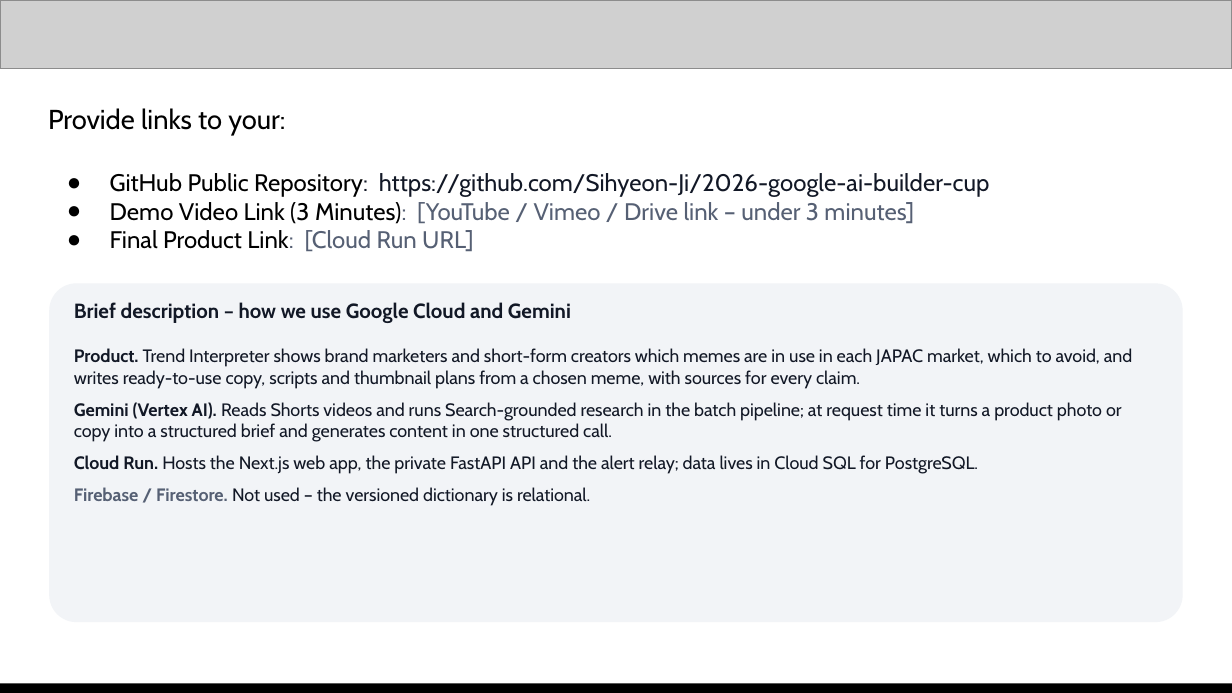
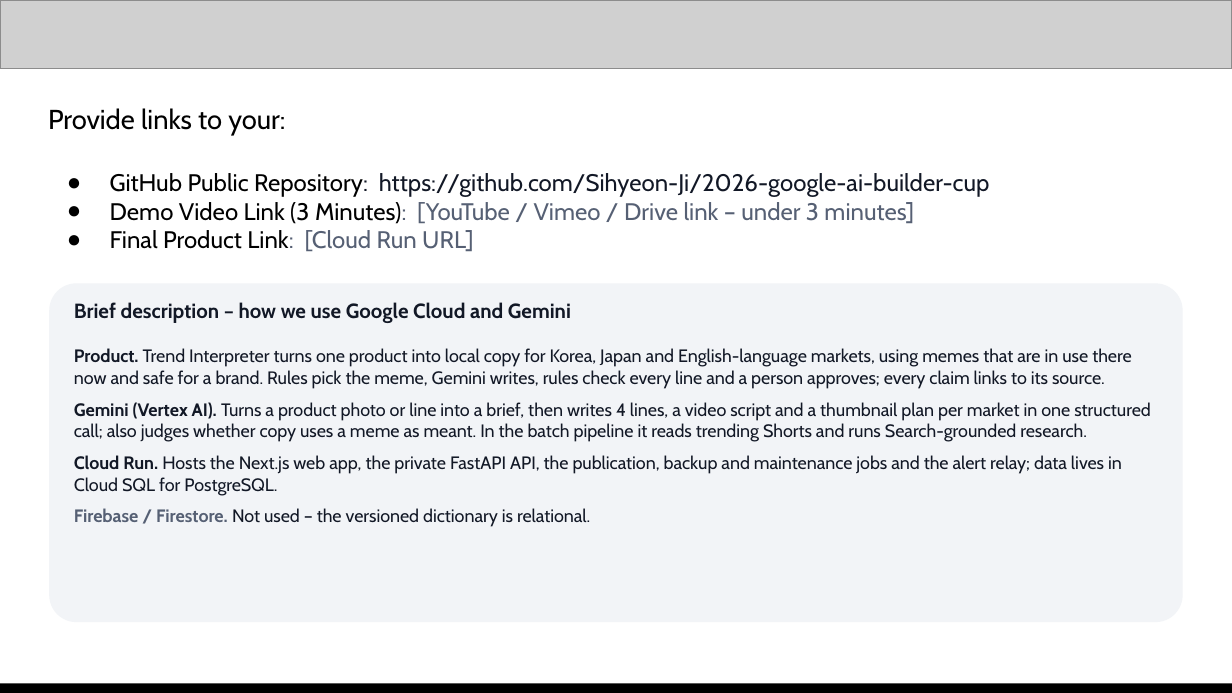
Before and after one commit to Sihyeon-Ji/trend-interpreter, a slide deck: slide 12 of docs/대회/제출/AI-Builder-Cup-제출-초안.pptx. Drawn at 1232x693 pixels with LibreOffice and Linux fonts; fonts in the diff are those of the drawing; grey boxes stand for pictures. Boxes give left, top, right and bottom in pixels: in the first picture for what was removed or moved away, otherwise in the second. Text is boxed around its words. In the diff, an @@ line names an element or a change of style, - is before the commit and + after.

Commit message:
docs: 제출 양식 문안과 발표 자료 영어 점검 – 제품 설명·JAPAC 표기·Cloud SQL 각주
- 제출 양식에 붙여 넣을 영어 문안(팀·테마·한 줄 소개·Firebase·Firestore·Cloud Run·Gemini 활용·결과)
- 덱 12쪽 제품 설명을 지금 흐름으로, 시장 표기를 JAPAC으로 통일, USP·제출 전 할 일 표현 정리
- 8쪽 각주를 실제 Cloud SQL 무료 체험(10-30경 종료)으로 고침
- 제품 주소는 제출용 PDF에만 채우고 저장소에는 넣지 않는다는 것을 계획·체크리스트에 기록

```diff
--- a/docs/대회/제출/AI-Builder-Cup-제출-초안.pptx
+++ b/docs/대회/제출/AI-Builder-Cup-제출-초안.pptx
@@ text at (74,348,1151,496): text changed @@
-Product. Trend Interpreter shows brand marketers and short-form creators which memes are in use in each JAPAC market, which to avoid, and writes ready-to-use copy, scripts and thumbnail plans from a chosen meme, with sources for every claim.
-Gemini (Vertex AI). Reads Shorts videos and runs Search-grounded research in the batch pipeline; at request time it turns a product photo or copy into a structured brief and generates content in one structured call.
-Cloud Run. Hosts the Next.js web app, the private FastAPI API and the alert relay; data lives in Cloud SQL for PostgreSQL.
+Product. Trend Interpreter turns one product into local copy for Korea, Japan and English-language markets, using memes that are in use there now and safe for a brand. Rules pick the meme, Gemini writes, rules check every line and a person approves; every claim links to its source.
+Gemini (Vertex AI). Turns a product photo or line into a brief, then writes 4 lines, a video script and a thumbnail plan per market in one structured call; also judges whether copy uses a meme as meant. In the batch pipeline it reads trending Shorts and runs Search-grounded research.
+Cloud Run. Hosts the Next.js web app, the private FastAPI API, the publication, backup and maintenance jobs and the alert relay; data lives in Cloud SQL for PostgreSQL.
```
Also in this commit, not shown: 4 other slides changed, 3 other files.
